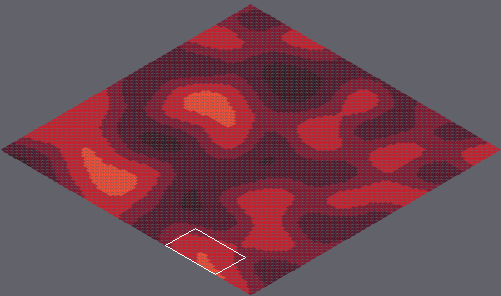
Tiled map, stored at marswars/resources/mapAssets/loadmap.tmx. Above, an overview of the earlier version with the close-up marked.
Close-up. Old version:
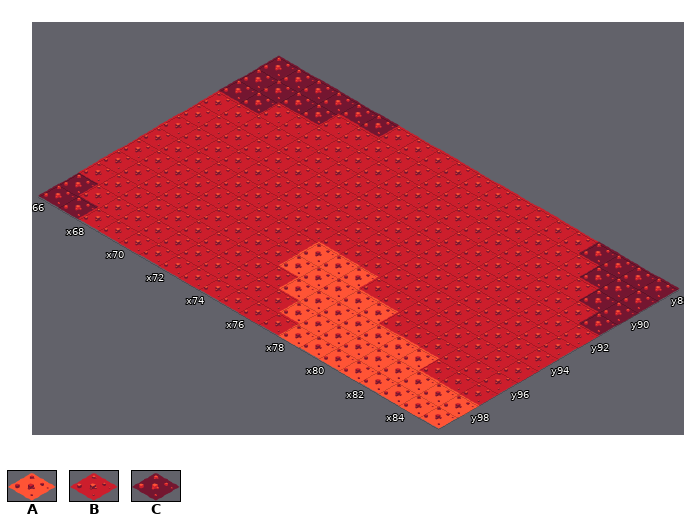
Cells are 55x32 px. Isometric: x runs down to the right, y down to the left. Shown: x 66..85, y 88..99. The commit also changed other parts of the map, which this record leaves out.
Key: from "tileset1": A 10 "mars006", B 11 "mars007", C 12 "mars008".
_ is an empty cell.
Layer "Tile Layer 1" before, first column x 66:
 88 CCCCCCBBBBBBBBBBCCCC
 89 CCCCBBBBBBBBBBBBBCCC
 90 CCBBBBBBBBBBBBBBBBCC
 91 BBBBBBBBBBBBBBBBBBBC
 92 BBBBBBBBBBBBBBBBBBBB
 93 BBBBBBBBBBBBBBBBBBBB
 94 BBBBBBBBBBBBBBBBBBBB
 95 BBBBBBBBBAAABBBBBBBB
 96 BBBBBBBBBAAAAABBBBBB
 97 BBBBBBBBBBAAAAAAABBB
 98 CBBBBBBBBBBAAAAAAAAA
 99 CCBBBBBBBBBBAAAAAAAA
And afterwards:
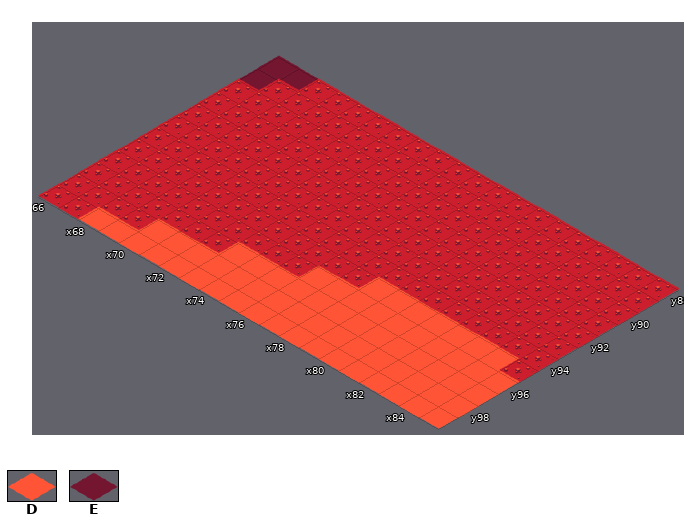
Further tiles: from "tileset1": D 15 "tile001", E 17 "tile003".
The exact change:
Layer "Tile Layer 1":
Tile B replaces tile A in row 95 at x 75 to 77; in row 96 at x 75.
Tile B replaces tile C in row 88 at x 68 to 71 and 82 to 85; in row 89 at x 67 to 69 and 83 to 85; in row 90 at x 66 to 67 and 84 to 85; in row 91 at x 85; in row 98 at x 66; in row 99 at x 66 to 67.
Tile D replaces tile A in row 96 at x 76 to 79; in row 97 at x 76 to 82; in row 98 at x 77 to 85; in row 99 at x 78 to 85.
Tile D replaces tile B in row 95 at x 78 to 84; in row 96 at x 80 to 85; in row 97 at x 73 to 75 and 83 to 85; in row 98 at x 70 to 76; in row 99 at x 68 to 77.
Tile E replaces tile C in row 88 at x 66 to 67; in row 89 at x 66.
